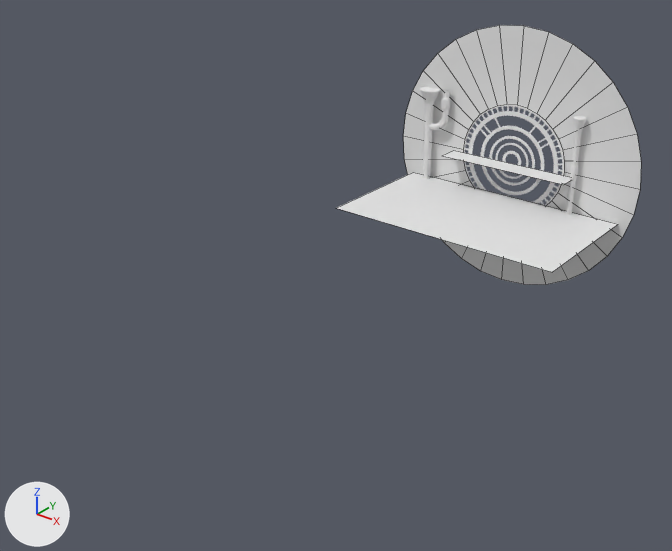
Before and after pictures for a commit that changed the FBX model CountdownGMTK26/Assets/Art/3D/ClockTowerEnvironment.fbx.
Camera for both pictures: a 50 mm camera at (10.14, -19.66, 7.35) aimed at (-0.35, -6.55, -0.78). Every picture has the same lights, and +X, +Y and +Z are marked at lower left. The older version comes first. Mesh edges are drawn as thin lines on the coarser meshes. Where no turn or scale is listed for an object, it has been applied to the vertices.
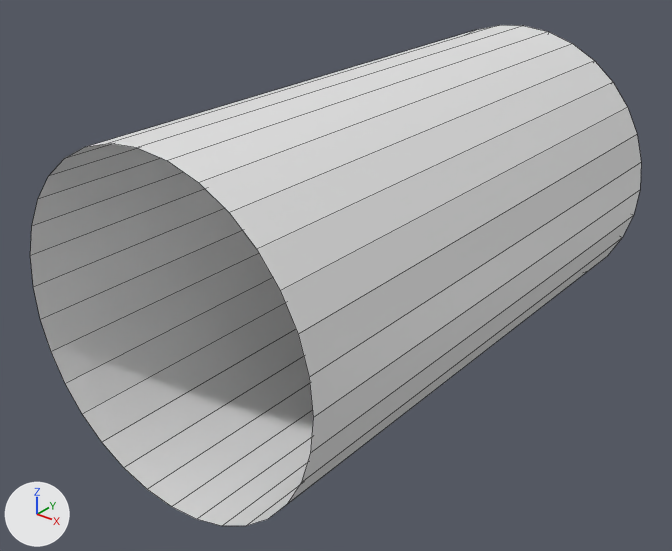
Pixel boxes [x1, y1, x2, y2] of what changed, in the pictures (672 x 551 px):
'Cylinder.016', reshaped (156% wider, 92% taller): before [403, 25, 641, 285]; after [30, 25, 641, 526]
part 1 of me_cylinder_017, added: after [30, 25, 641, 526]
'Plane.003', unchanged, covered by the edit: before [337, 172, 618, 272]

The edits, one by one:
me_cylinder_017 is used by ob_cylinder_016; location (0.0, -0.18, 0.0).
me_cylinder_017 had 64 vertices, 32 faces and spanned x -3.21..3.21, y 0.02, z -3.21..3.21.
me_cylinder_017 now has 96 vertices, 64 faces and spans x -3.21..3.21, y -11.33..0.02, z -3.21..3.21.
Part 1, on me_cylinder_017:
32 new vertices lie (0.0, -11.35, 0.0) away from vertices in x -3.21..3.21, y 0.02, z -3.21..3.21.
32 new faces join them.
